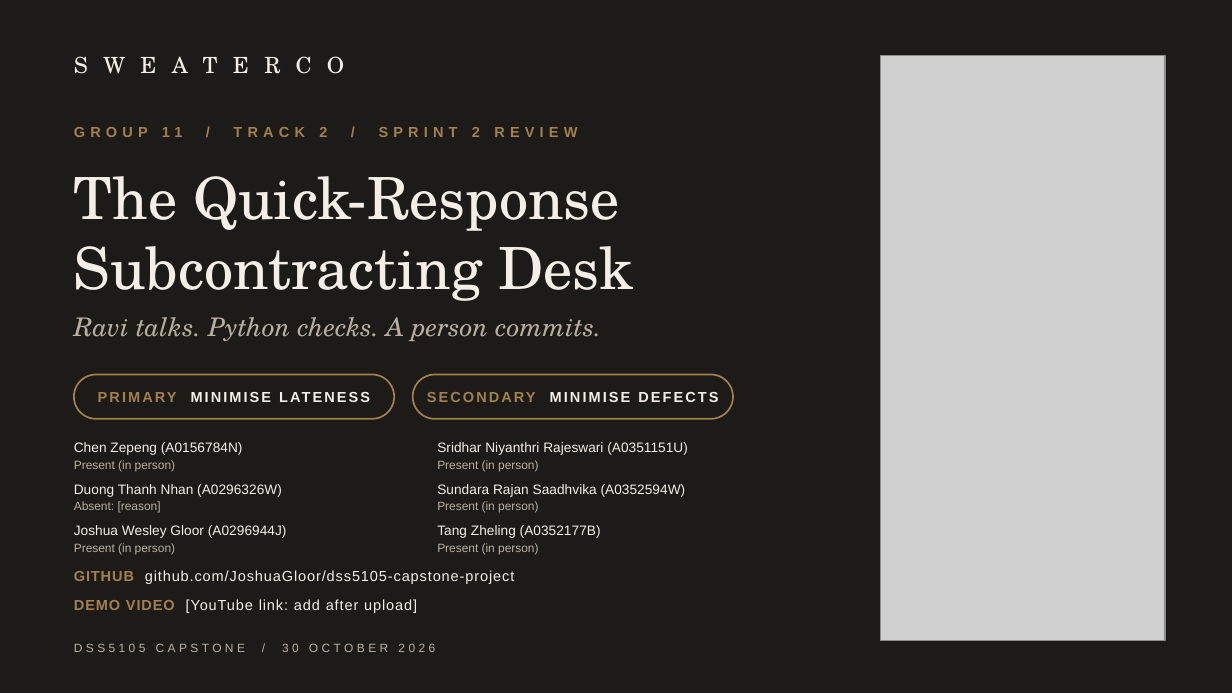
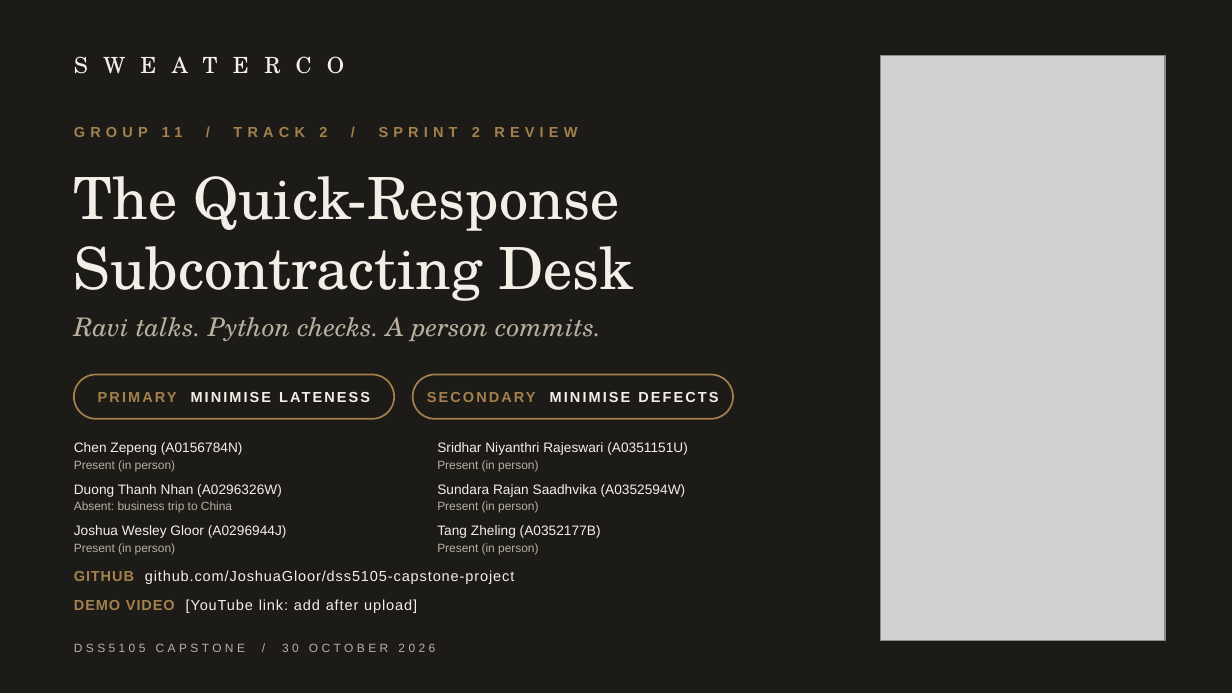
Before and after one commit to JoshuaGloor/dss5105-capstone-project, a slide deck: slide 1 of docs/slides/Presentation_Group11_Sprint2.pptx. Drawn at 1232x693 pixels with LibreOffice and Linux fonts; fonts in the diff are those of the drawing; grey boxes stand for pictures. Boxes give left, top, right and bottom in pixels: in the first picture for what was removed or moved away, otherwise in the second. Text is boxed around its words. In the diff, an @@ line names an element or a change of style, - is before the commit and + after.

Commit message:
Give Lynn the live model run; add Ruby's absence reason

```diff
--- a/docs/slides/Presentation_Group11_Sprint2.pptx
+++ b/docs/slides/Presentation_Group11_Sprint2.pptx
@@ text at [74, 501, 232, 513]: text changed @@
-Absent: [reason]
+Absent: business trip to China
```
Also in this commit, not shown: 1 other slide changed, 3 other files.
